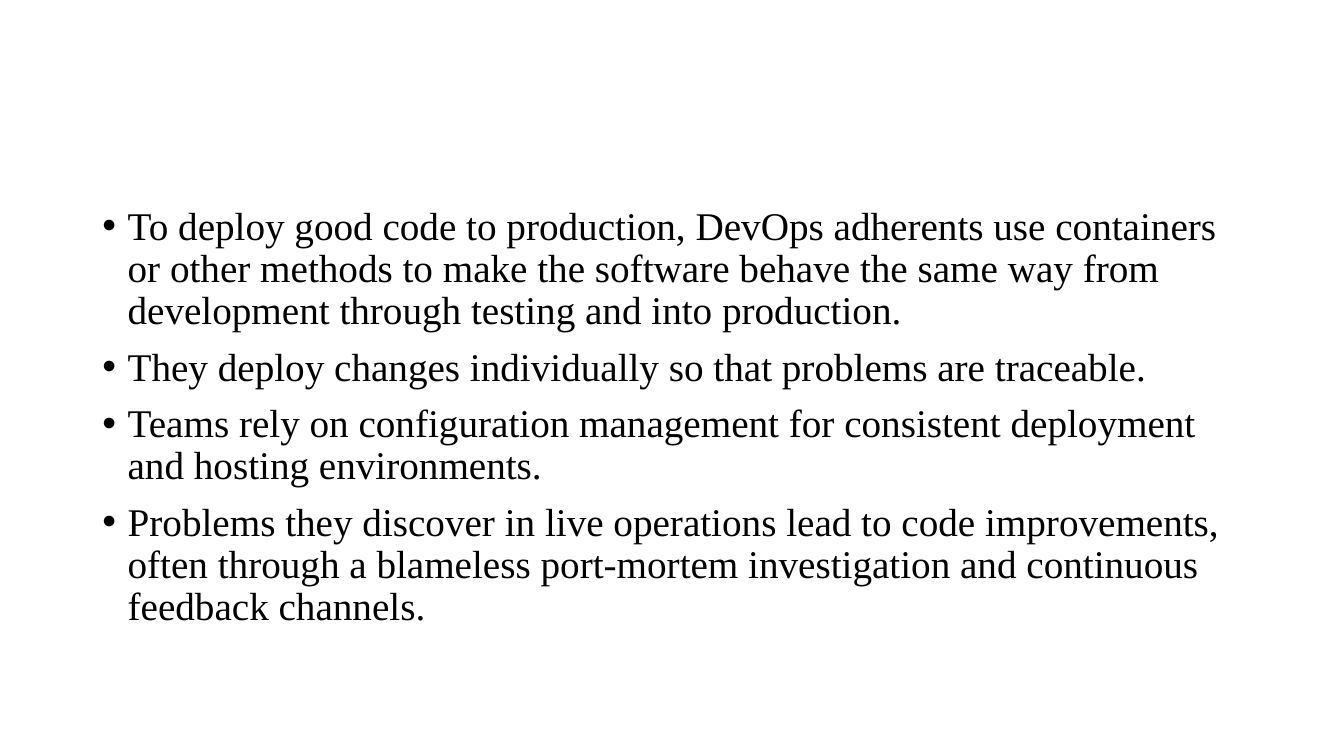
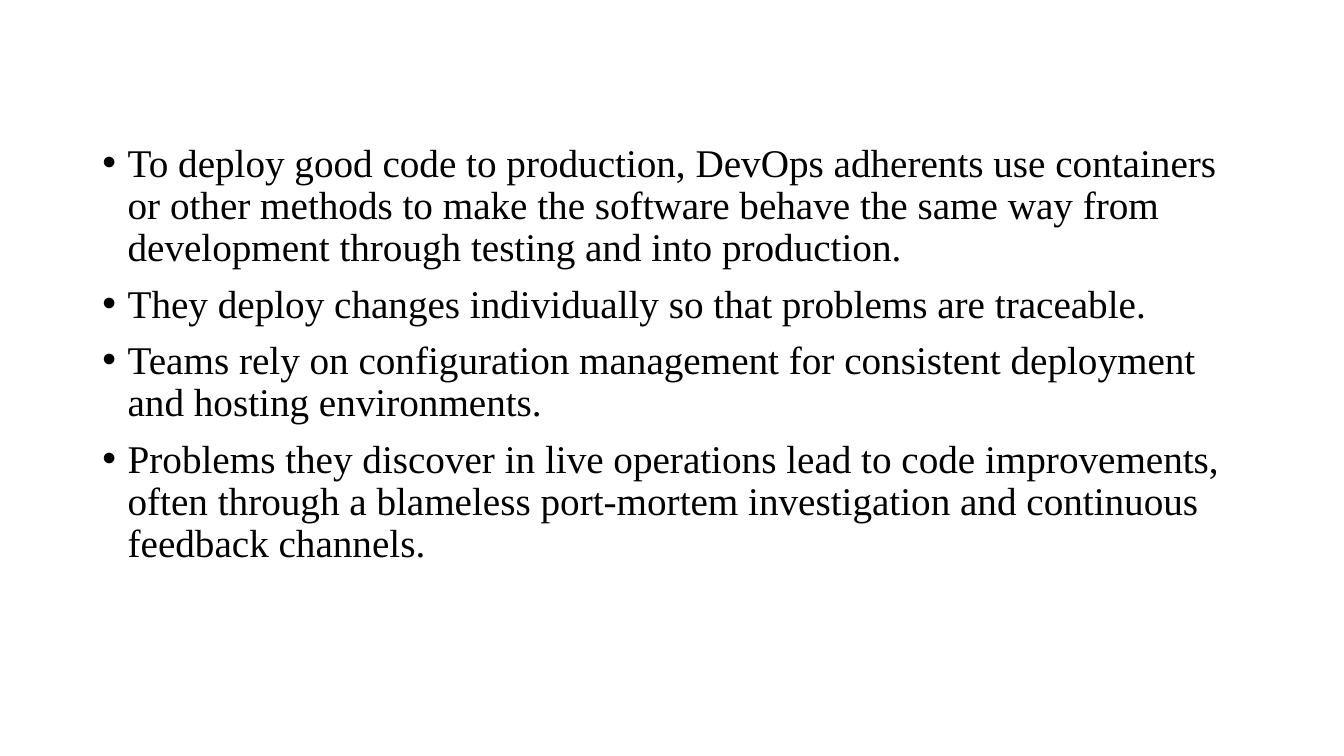
Before and after one commit to TechieeRishi/SEISAII-DevOps, a slide deck: slide 7 of Software Engineering ISA II DevOps - S19-412^0S19-205.pptx. Drawn at 1344x756 pixels with LibreOffice and Linux fonts; fonts in the diff are those of the drawing. Boxes give left, top, right and bottom in pixels: in the first picture for what was removed or moved away, otherwise in the second. Text is boxed around its words. In the diff, an @@ line names an element or a change of style, - is before the commit and + after.

```diff
--- a/Software Engineering ISA II DevOps - S19-412^0S19-205.pptx
+++ b/Software Engineering ISA II DevOps - S19-412^0S19-205.pptx
@@ text "To deploy good code to ...": place and size @@
-text "To deploy good code to ..." at (128, 212, 1219, 621)
+text "To deploy good code to ..." at (128, 149, 1219, 558)
```
Also in this commit, not shown: 6 other slides changed.
